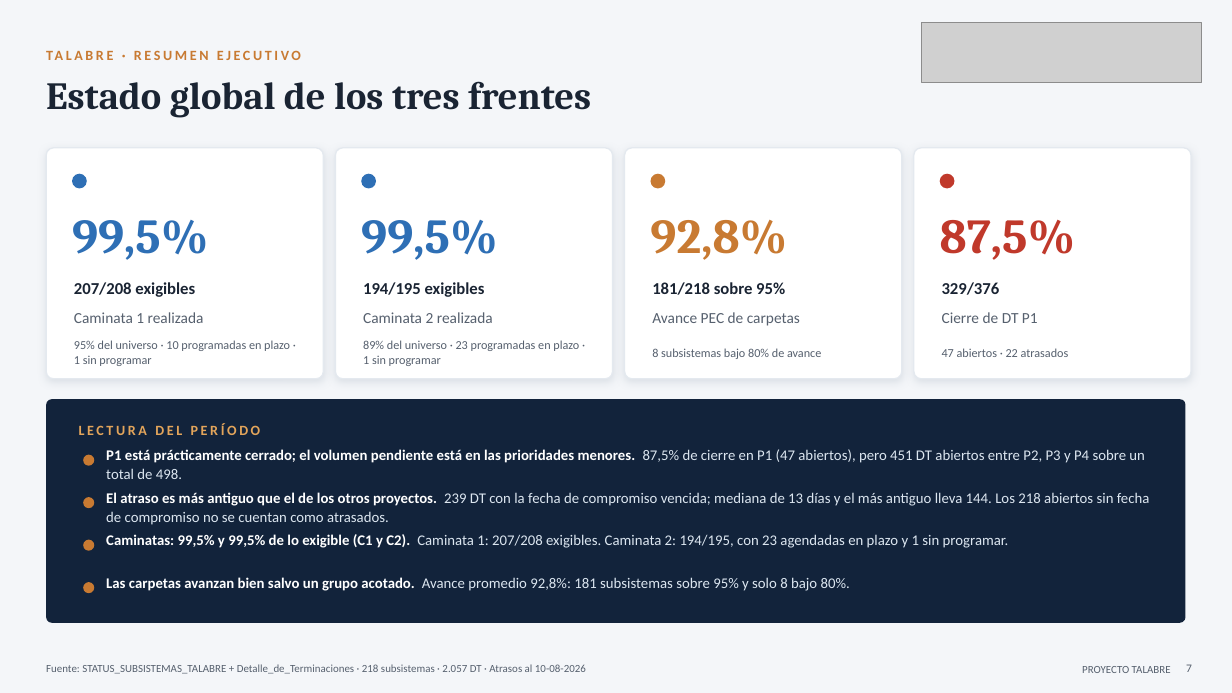
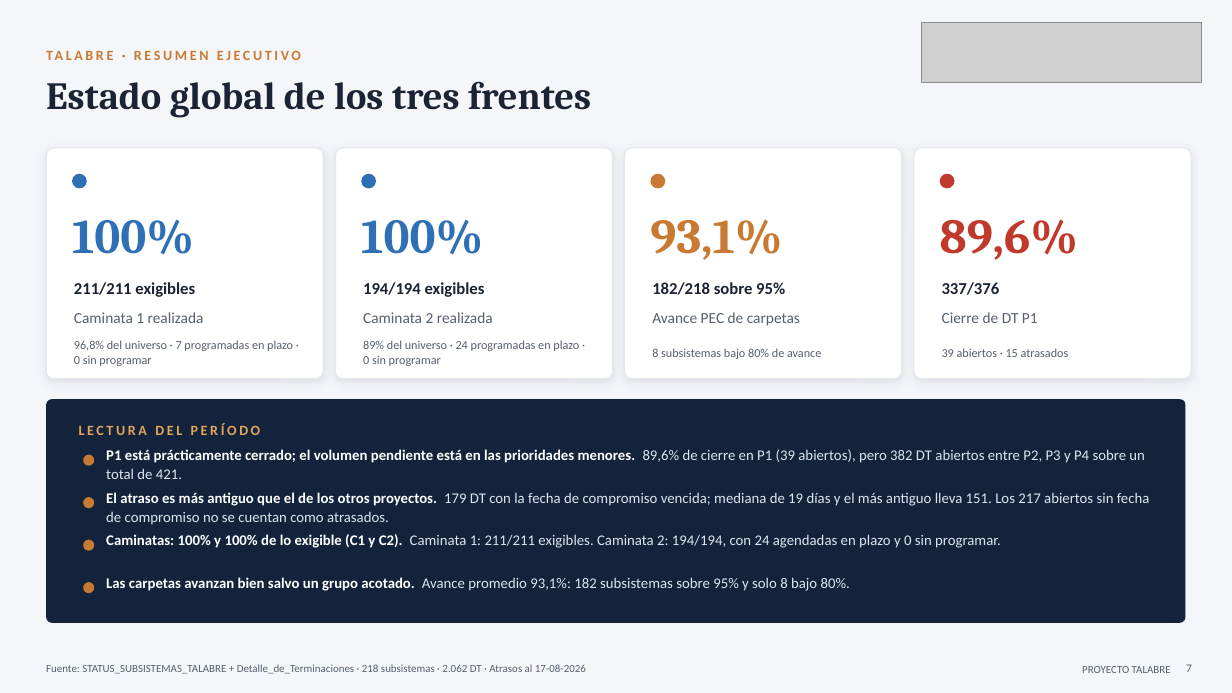
Before and after one commit to tdkvalex/Dashboard-HSEQ, a slide deck: slide 7 of panel_control_TOP_P1/Panel_Control_TOP_P1.pptx. Drawn at 1232x693 pixels with LibreOffice and Linux fonts; fonts in the diff are those of the drawing; grey boxes stand for pictures. Boxes give left, top, right and bottom in pixels: in the first picture for what was removed or moved away, otherwise in the second. Text is boxed around its words. In the diff, an @@ line names an element or a change of style, - is before the commit and + after.

```diff
--- a/panel_control_TOP_P1/Panel_Control_TOP_P1.pptx
+++ b/panel_control_TOP_P1/Panel_Control_TOP_P1.pptx
@@ text at box(72, 220, 194, 255): text changed @@
-99,5%
+100%
@@ text at box(361, 220, 483, 255): text changed @@
-99,5%
+100%
@@ text at box(650, 220, 782, 260): text changed @@
-92,8%
+93,1%
@@ text at box(940, 220, 1078, 260): text changed @@
-87,5%
+89,6%
@@ text at box(74, 282, 195, 297): text changed @@
-207/208 exigibles
+211/211 exigibles
@@ text at box(363, 282, 485, 297): text changed @@
-194/195 exigibles
+194/194 exigibles
@@ text at box(652, 282, 785, 295): text changed @@
-181/218 sobre 95%
+182/218 sobre 95%
@@ text at box(942, 282, 1000, 295): text changed @@
-329/376
+337/376
@@ text at box(74, 340, 293, 366): text changed @@
-95% del universo · 10 programadas en plazo · 1 sin programar
+96,8% del universo · 7 programadas en plazo · 0 sin programar
@@ text at box(363, 340, 579, 366): text changed @@
-89% del universo · 23 programadas en plazo · 1 sin programar
+89% del universo · 24 programadas en plazo · 0 sin programar
@@ text at box(942, 348, 1069, 357): text changed @@
-47 abiertos · 22 atrasados
+39 abiertos · 15 atrasados
@@ text at box(106, 449, 1145, 479): text changed @@
-P1 está prácticamente cerrado; el volumen pendiente está en las prioridades menores. 87,5% de cierre en P1 (47 abiertos), pero 451 DT abiertos entre P2, P3 y P4 sobre un total de 498.
+P1 está prácticamente cerrado; el volumen pendiente está en las prioridades menores. 89,6% de cierre en P1 (39 abiertos), pero 382 DT abiertos entre P2, P3 y P4 sobre un total de 421.
@@ text at box(106, 492, 1150, 525): text changed @@
-El atraso es más antiguo que el de los otros proyectos. 239 DT con la fecha de compromiso vencida; mediana de 13 días y el más antiguo lleva 144. Los 218 abiertos sin fecha de compromiso no se cuentan como atrasados.
+El atraso es más antiguo que el de los otros proyectos. 179 DT con la fecha de compromiso vencida; mediana de 19 días y el más antiguo lleva 151. Los 217 abiertos sin fecha de compromiso no se cuentan como atrasados.
@@ text at box(106, 534, 1001, 548): text changed @@
-Caminatas: 99,5% y 99,5% de lo exigible (C1 y C2). Caminata 1: 207/208 exigibles. Caminata 2: 194/195, con 23 agendadas en plazo y 1 sin programar.
+Caminatas: 100% y 100% de lo exigible (C1 y C2). Caminata 1: 211/211 exigibles. Caminata 2: 194/194, con 24 agendadas en plazo y 0 sin programar.
@@ text at box(106, 577, 850, 591): text changed @@
-Las carpetas avanzan bien salvo un grupo acotado. Avance promedio 92,8%: 181 subsistemas sobre 95% y solo 8 bajo 80%.
+Las carpetas avanzan bien salvo un grupo acotado. Avance promedio 93,1%: 182 subsistemas sobre 95% y solo 8 bajo 80%.
@@ text at box(46, 664, 586, 674): text changed @@
-Fuente: STATUS_SUBSISTEMAS_TALABRE + Detalle_de_Terminaciones · 218 subsistemas · 2.057 DT · Atrasos al 10-08-2026
+Fuente: STATUS_SUBSISTEMAS_TALABRE + Detalle_de_Terminaciones · 218 subsistemas · 2.062 DT · Atrasos al 17-08-2026
```
Also in this commit, not shown: 4 other slides changed, 3 other files.
